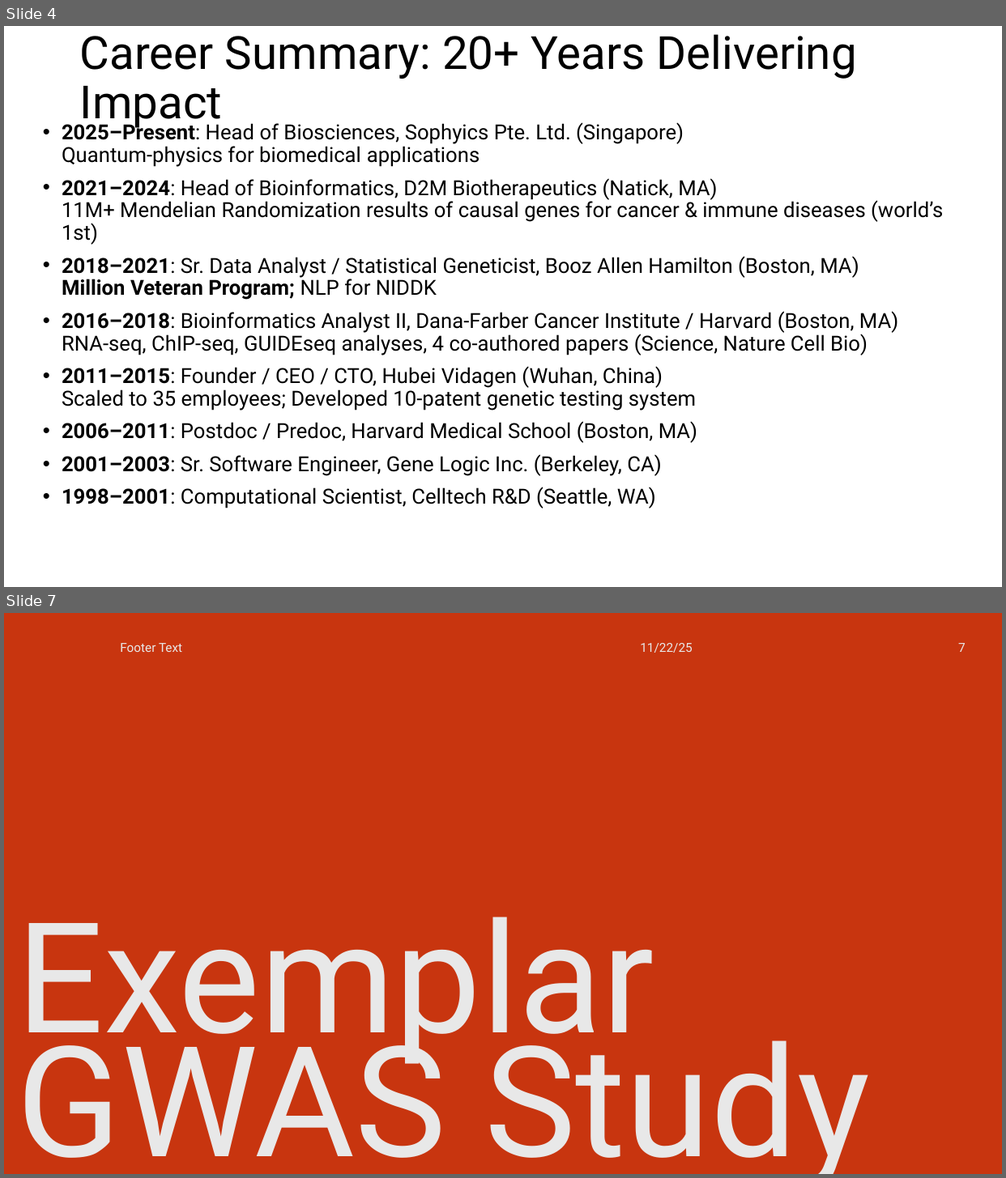
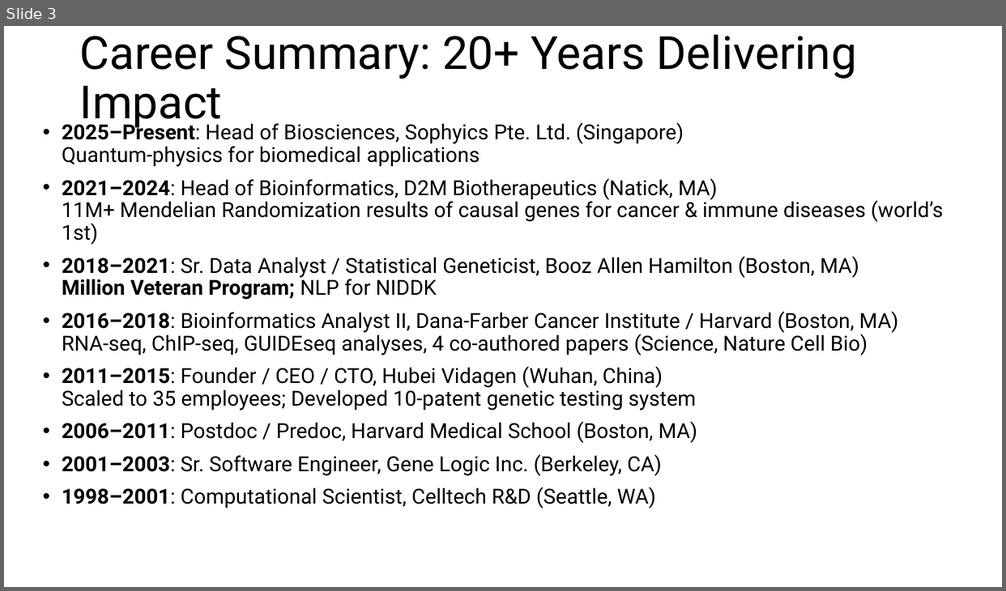
Before and after one commit to mocksu/resume, a slide deck: gtiit.presentation.1.0.pptx. Shown one above the other, each under a label of ours: slides 4 and 7 before the commit, slide 3 after it; the slides between them are not shown. The pictures are 1006x1178 and 1006x591 pixels, drawn with LibreOffice and Linux fonts; fonts in the diff are those of the drawing. Boxes give left, top, right and bottom in pixels: in the first picture for what was removed or moved away, otherwise in the second. Text is boxed around its words. In the diff, an @@ line names an element or a change of style, - is before the commit and + after.

```diff
--- a/gtiit.presentation.1.0.pptx
+++ b/gtiit.presentation.1.0.pptx
@@ slide 7 removed at <box>4,613,1002,1174</box>, background #C8350F @@
@@ text removed at <box>120,643,182,652</box> @@
-Footer Text
@@ text removed at <box>640,643,692,653</box> @@
-11/22/25
@@ page number removed at <box>958,643,965,652</box> @@
-7
@@ title removed at <box>17,917,870,1174</box> @@
-Exemplar GWAS Study
@@ what was slide 4 is now slide 3 @@
```
Also in this commit, not shown: 9 slides changed, 4 other slides removed, 3 other files.
